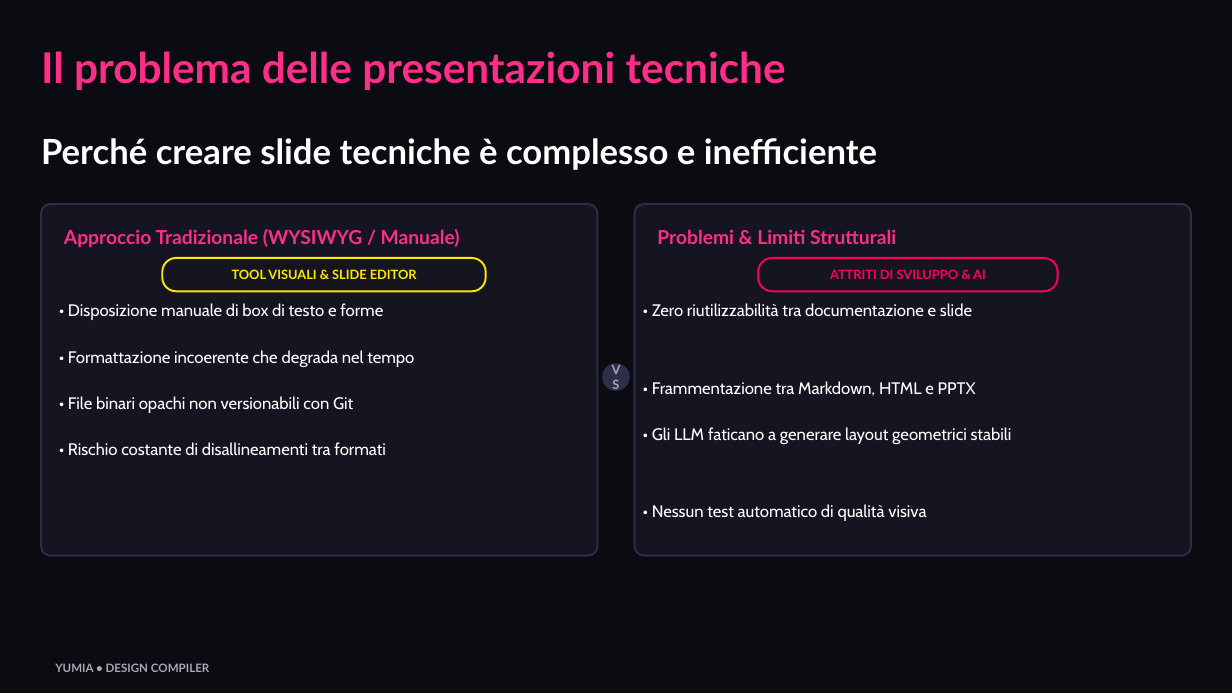
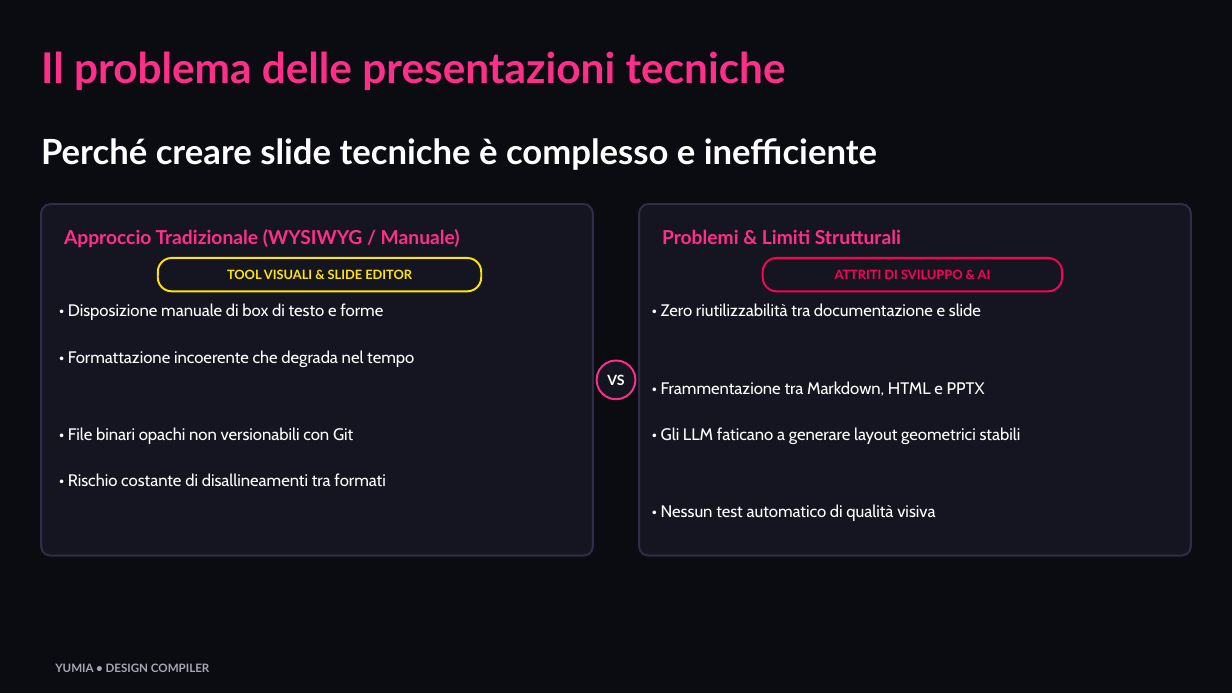
Before and after one commit to biagio-scaglia/Yumia-MD, a slide deck: slide 2 of presentation.pptx. Drawn at 1232x693 pixels with LibreOffice and Linux fonts; fonts in the diff are those of the drawing. Boxes give left, top, right and bottom in pixels: in the first picture for what was removed or moved away, otherwise in the second. Text is boxed around its words. In the diff, an @@ line names an element or a change of style, - is before the commit and + after.

Commit message:
fix(parser,layout,pptx): stop diagram ghost nodes, code overflow, and VS wrap
Parse full bracket labels in node directives, ignore orphan diagram aliases, size code blocks for wrapped lines, and widen compare VS badges.

```diff
--- a/presentation.pptx
+++ b/presentation.pptx
@@ rounded rectangle: place and size @@
-rounded rectangle at bbox=[41, 204, 597, 556]
+rounded rectangle at bbox=[41, 204, 592, 556]
@@ rounded rectangle: place and size @@
-rounded rectangle at bbox=[635, 204, 1191, 556]
+rounded rectangle at bbox=[640, 204, 1191, 556]
@@ text "Problemi & Limiti Strutturali": place and size @@
-text "Problemi & Limiti Strutturali" at bbox=[657, 229, 896, 244]
+text "Problemi & Limiti Strutturali" at bbox=[662, 229, 901, 244]
@@ text "TOOL VISUALI & SLIDE EDITOR": place and size @@
-text "TOOL VISUALI & SLIDE EDITOR" at bbox=[232, 269, 417, 279]
+text "TOOL VISUALI & SLIDE EDITOR" at bbox=[227, 269, 412, 279]
@@ rounded rectangle: place and size @@
-rounded rectangle at bbox=[163, 258, 486, 291]
+rounded rectangle at bbox=[158, 258, 482, 291]
@@ text "ATTRITI DI SVILUPPO & AI": place and size @@
-text "ATTRITI DI SVILUPPO & AI" at bbox=[830, 269, 986, 279]
+text "ATTRITI DI SVILUPPO & AI" at bbox=[835, 269, 991, 279]
@@ rounded rectangle: place and size @@
-rounded rectangle at bbox=[759, 258, 1058, 291]
+rounded rectangle at bbox=[762, 258, 1062, 291]
@@ text "• Zero riutilizzabilità tra documentazione ...": place and size @@
-text "• Zero riutilizzabilità tra documentazione ..." at bbox=[652, 303, 972, 316]
+text "• Zero riutilizzabilità tra documentazione ..." at bbox=[661, 303, 981, 316]
@@ text "VS" at bbox=[607, 374, 624, 385]: size 10 to 11 pt, text colour #A7A7B5 to #FFFFFF @@
@@ ellipse: place and size @@
-ellipse at bbox=[603, 363, 630, 391]
+ellipse at bbox=[597, 360, 636, 399]
@@ ellipse at bbox=[597, 360, 636, 399]: rounded rectangle to ellipse; fill #2E2E48 to #151522; outline none to #FF2E88 1.5 pt @@
@@ text "• Frammentazione tra Markdown, HTML ...": place and size @@
-text "• Frammentazione tra Markdown, HTML ..." at bbox=[652, 381, 976, 396]
+text "• Frammentazione tra Markdown, HTML ..." at bbox=[661, 381, 985, 396]
@@ text "• File binari opachi non ...": place and size @@
-text "• File binari opachi non ..." at bbox=[68, 396, 353, 413]
+text "• File binari opachi non ..." at bbox=[68, 427, 353, 444]
@@ text "• Gli LLM faticano a ...": place and size @@
-text "• Gli LLM faticano a ..." at bbox=[652, 427, 1012, 444]
+text "• Gli LLM faticano a ..." at bbox=[661, 427, 1021, 444]
@@ text "• Rischio costante di disallineamenti ...": place and size @@
-text "• Rischio costante di disallineamenti ..." at bbox=[68, 442, 385, 455]
+text "• Rischio costante di disallineamenti ..." at bbox=[68, 473, 385, 486]
@@ text "• Nessun test automatico di ...": place and size @@
-text "• Nessun test automatico di ..." at bbox=[652, 504, 926, 521]
+text "• Nessun test automatico di ..." at bbox=[661, 504, 935, 521]
```
Also in this commit, not shown: 9 other slides changed, 8 other files.
